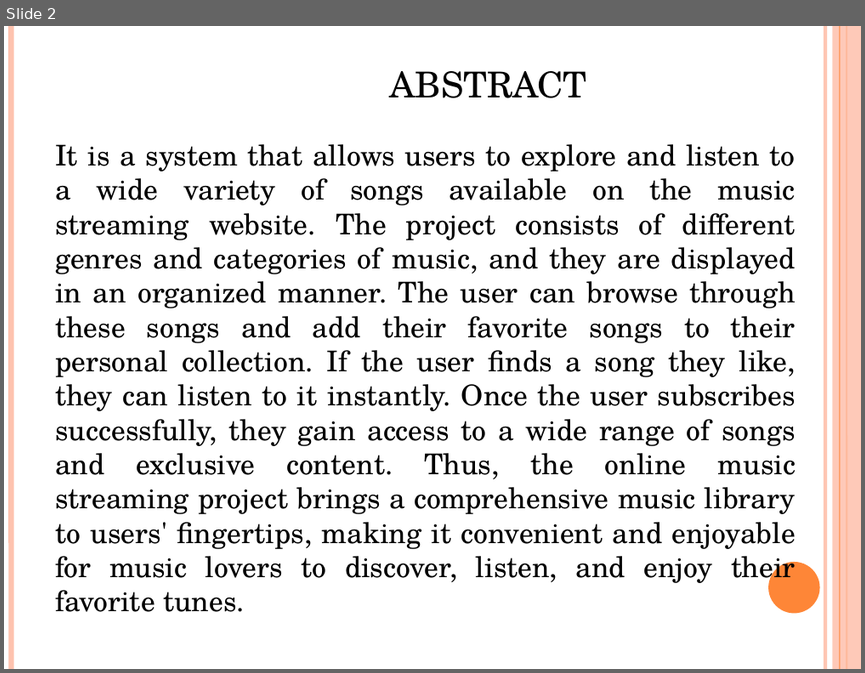
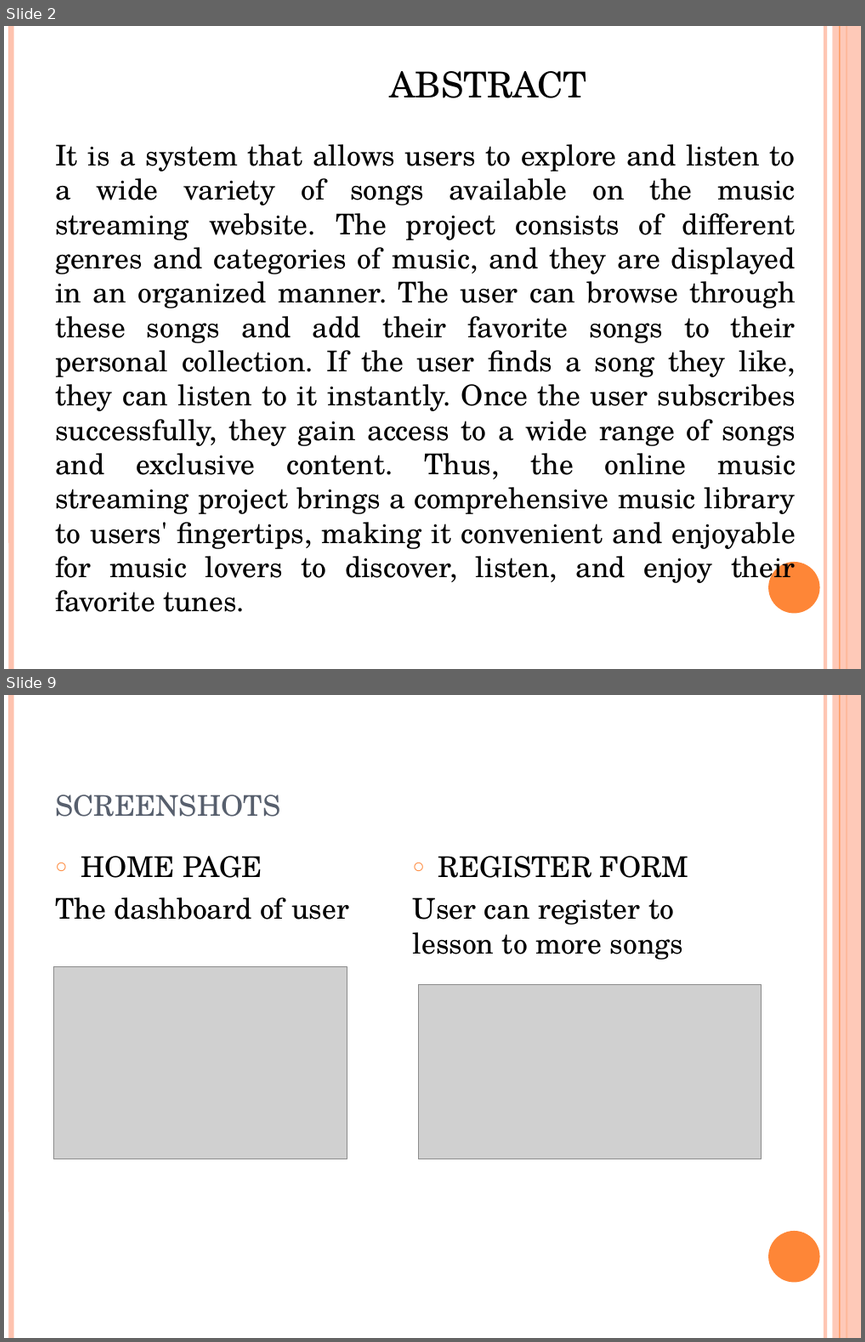
Before and after one commit to jarinadevasia/music-streaming-app, a slide deck: MUSIC STREAMING WEBSITE.pptx. Shown one above the other, each under a label of ours: slide 2 before the commit, slides 2 and 9 after it; the slides between them are not shown. The pictures are 865x673 and 865x1342 pixels, drawn with LibreOffice and Linux fonts; fonts in the diff are those of the drawing; grey boxes stand for pictures. Boxes give left, top, right and bottom in pixels: in the first picture for what was removed or moved away, otherwise in the second. Text is boxed around its words. In the diff, an @@ line names an element or a change of style, - is before the commit and + after.

```diff
--- a/MUSIC STREAMING WEBSITE.pptx
+++ b/MUSIC STREAMING WEBSITE.pptx
@@ slide 9 added at [4,695,861,1338], background #FFFFFF; not listed: 6 template elements that a slide beside it also shows @@
@@ title added at [55,794,280,817], 30 pt, text #575F6D, small capitals @@
+screenshots
@@ text added at [55,856,349,919], 24 pt, text #000000 @@
+○ HOME PAGE
+The dashboard of user
@@ text added at [413,856,689,959], 24 pt, text #000000 @@
+○ REGISTER FORM
+User can register to lesson to more songs
@@ picture added at [53,967,347,1159] @@
@@ picture added at [418,984,760,1158] @@
```
Also in this commit, not shown: 4 slides changed, 6 other slides added, 2 slides removed.
